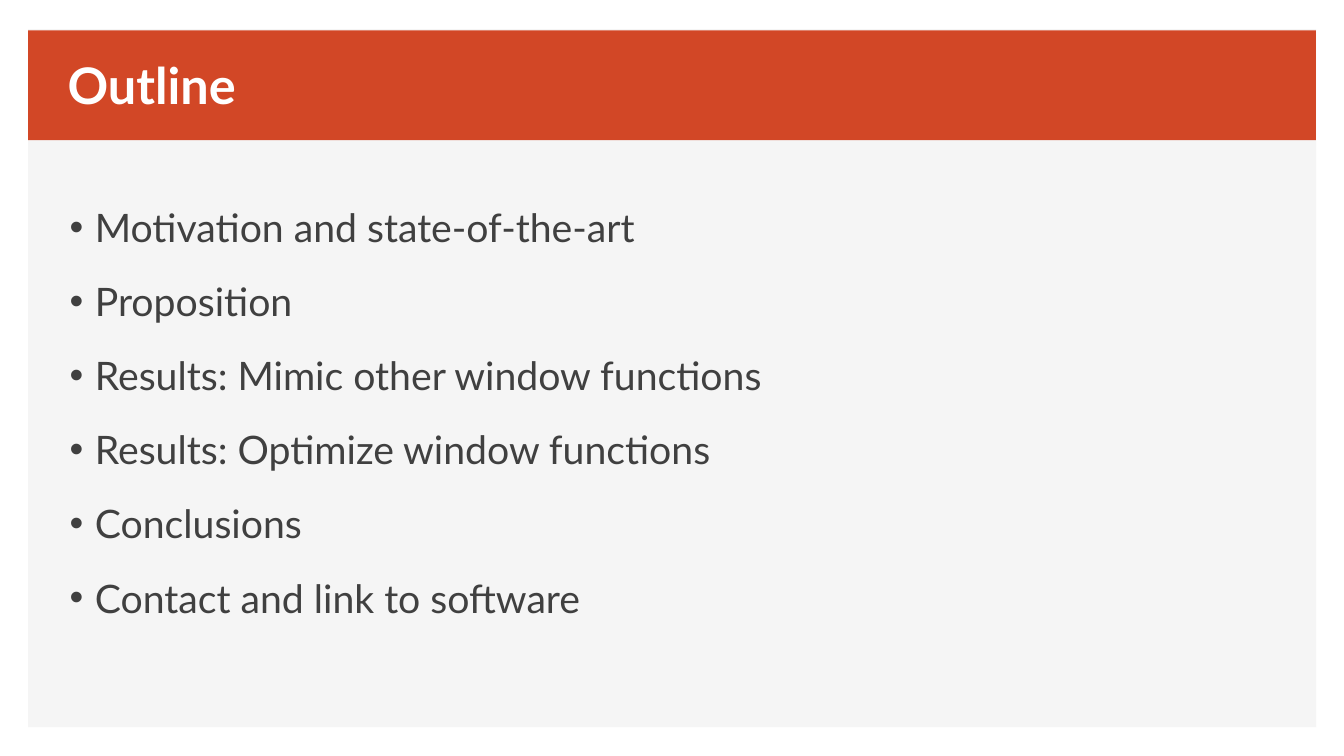
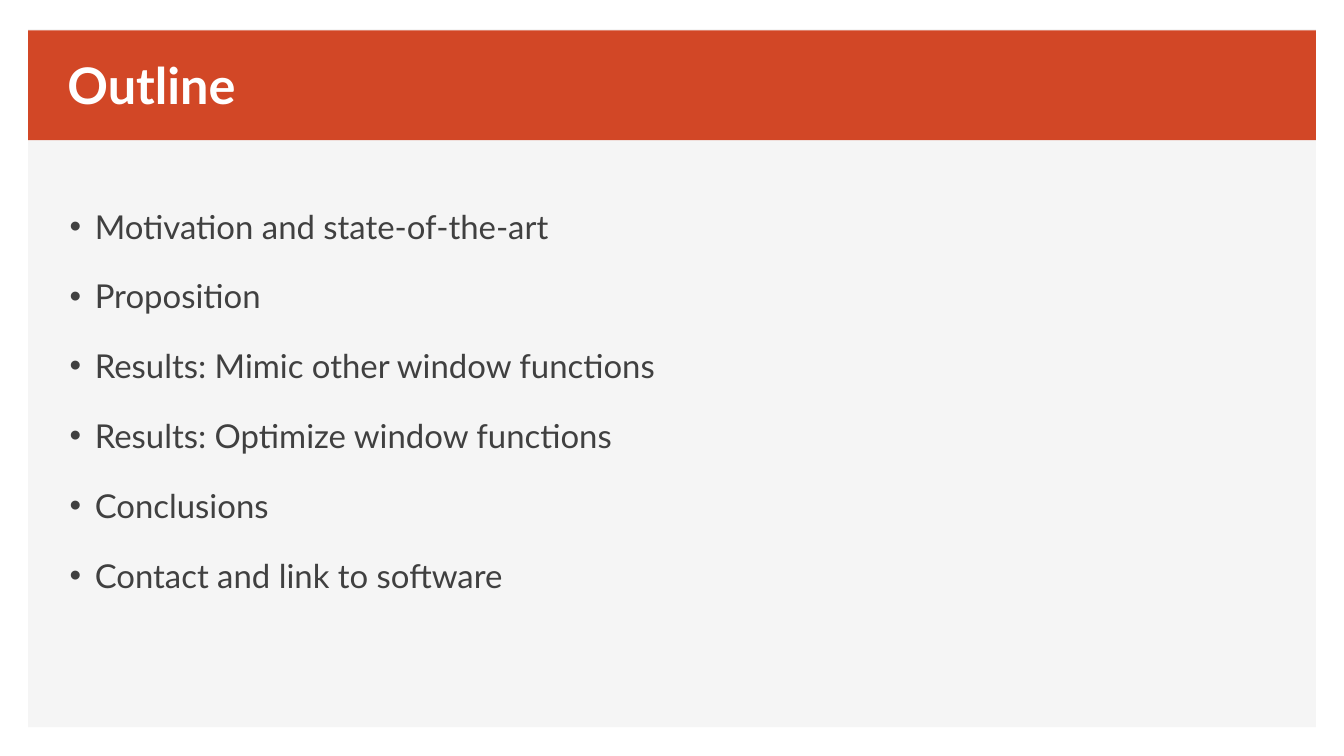
Before and after one commit to EmbDSP/GAP, a slide deck: slide 2 of GAP_Window.pptx. Drawn at 1344x756 pixels with LibreOffice and Linux fonts; fonts in the diff are those of the drawing. Boxes give left, top, right and bottom in pixels: in the first picture for what was removed or moved away, otherwise in the second. Text is boxed around its words. In the diff, an @@ line names an element or a change of style, - is before the commit and + after.

```diff
--- a/GAP_Window.pptx
+++ b/GAP_Window.pptx
@@ text "Motivation and state-of-the-art" at bbox=[95, 215, 654, 589]: size 28 to 23.5 pt; line spacing 1.1 to 1.2 @@
```
Also in this commit, not shown: 3 other slides changed, 1 slide added, 1 other file.
